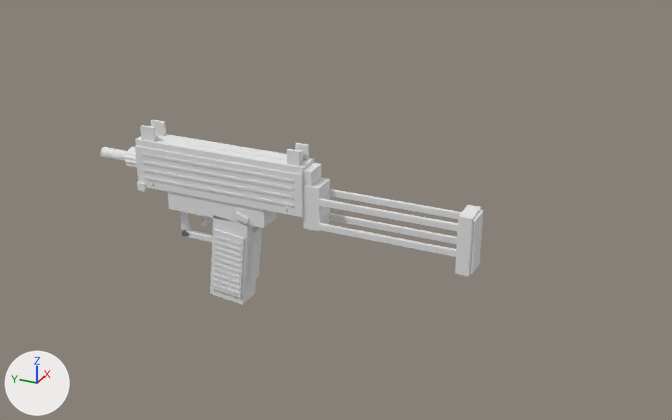
The OBJ model src/main/resources/assets/mareeletrica/models/block/armory21_uzi_forge_body.obj, before and after one commit.
Both versions are drawn from a 50 mm lens placed at (-2.04, -2.25, 1.72), pointed at (0.58, -1.07, 0.4). The lights are fixed; the arrows at lower left show +X, +Y and +Z. The first picture is the older version. Where no turn or scale is listed for an object, it has been applied to the vertices. Vertices at exactly the same position are counted once.

Names of what the first picture shows: 'armory21_uzi_forge_body'.
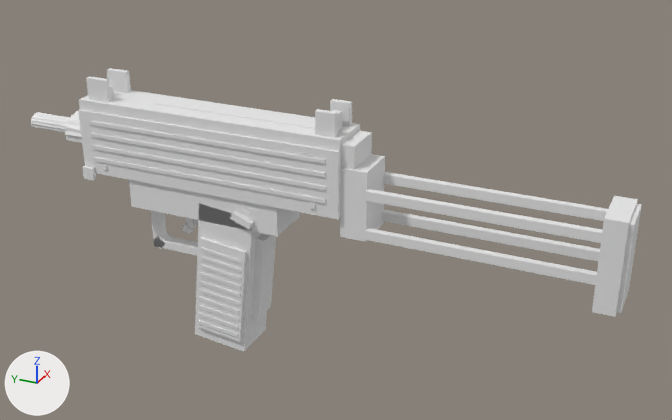
The change, as a diff of the scene's bpy script:
```diff
--- a/src/main/resources/assets/mareeletrica/models/block/armory21_uzi_forge_body.obj.py
+++ b/src/main/resources/assets/mareeletrica/models/block/armory21_uzi_forge_body.obj.py
@@ me_armory21_uzi_forge_body @@
-me_armory21_uzi_forge_body.from_pydata(...)  # 714 vertices, 552 faces; spans x 0.442..0.553, y -1.586..-0.18, z 0.027..0.644
+me_armory21_uzi_forge_body.from_pydata(...)  # 722 vertices, 558 faces; spans x 0.395..0.597, y -2.043..0.11, z -0.144..0.8
+# me_armory21_uzi_forge_body part 1: a new loose piece, a box spanning x 0.4825..0.5175, y -1.0625..-0.4325, z 0.7224..0.7258, in mat_dark (its picture is missing)
+# me_armory21_uzi_forge_body part 2: the loose piece of 8 vertices spanning x 0.447..0.448, y -0.75..-0.644, z 0.07..0.09 is scaled about its middle by (1.8, 1.53, 1.53), then moved by (-0.043, 0.015, -0.144)
+# me_armory21_uzi_forge_body part 3: the loose piece of 8 vertices spanning x 0.447..0.448, y -0.752..-0.646, z 0.092..0.112 is scaled about its middle by (1.8, 1.53, 1.53), then moved by (-0.043, 0.014, -0.132)
+# me_armory21_uzi_forge_body part 4: the loose piece of 8 vertices spanning x 0.447..0.448, y -0.754..-0.648, z 0.114..0.134 is scaled about its middle by (1.8, 1.53, 1.53), then moved by (-0.043, 0.013, -0.12)
+# me_armory21_uzi_forge_body part 5: the loose piece of 8 vertices spanning x 0.447..0.448, y -0.757..-0.65, z 0.136..0.155 is scaled about its middle by (1.8, 1.53, 1.53), then moved by (-0.043, 0.011, -0.109)
+# me_armory21_uzi_forge_body part 6: the loose piece of 8 vertices spanning x 0.447..0.448, y -0.759..-0.653, z 0.158..0.177 is scaled about its middle by (1.8, 1.53, 1.53), then moved by (-0.043, 0.01, -0.097)
+# me_armory21_uzi_forge_body part 7: the loose piece of 8 vertices spanning x 0.447..0.448, y -0.761..-0.655, z 0.179..0.199 is scaled about its middle by (1.8, 1.53, 1.53), then moved by (-0.043, 0.009, -0.085)
+# me_armory21_uzi_forge_body part 8: the loose piece of 8 vertices spanning x 0.447..0.448, y -0.763..-0.657, z 0.201..0.221 is scaled about its middle by (1.8, 1.53, 1.53), then moved by (-0.043, 0.008, -0.074)
+# me_armory21_uzi_forge_body part 9: the loose piece of 8 vertices spanning x 0.447..0.448, y -0.766..-0.66, z 0.223..0.243 is scaled about its middle by (1.8, 1.53, 1.53), then moved by (-0.043, 0.007, -0.062)
+# me_armory21_uzi_forge_body part 10: the loose piece of 8 vertices spanning x 0.447..0.448, y -0.768..-0.662, z 0.245..0.265 is scaled about its middle by (1.8, 1.53, 1.53), then moved by (-0.043, 0.005, -0.051)
+# me_armory21_uzi_forge_body part 11: the loose piece of 8 vertices spanning x 0.447..0.448, y -0.77..-0.664, z 0.267..0.287 is scaled about its middle by (1.8, 1.53, 1.53), then moved by (-0.043, 0.004, -0.039)
+# me_armory21_uzi_forge_body part 12: a new loose piece, a box spanning x 0.424..0.576, y -2.043..-2.03, z 0.323..0.607, in mat_dark (its picture is missing)
+# me_armory21_uzi_forge_body part 13: the loose piece of 14 vertices spanning x 0.488..0.512, y -0.72..-0.5, z 0.234..0.353 is rebuilt with 14 vertices and now spans x 0.478..0.522, y -0.717..-0.38, z 0.172..0.355
+# me_armory21_uzi_forge_body part 14: the loose piece of 8 vertices spanning x 0.455..0.545, y -0.857..-0.475, z 0.35..0.423 is rebuilt with 8 vertices and now spans x 0.418..0.582, y -0.928..-0.342, z 0.35..0.463
+# me_armory21_uzi_forge_body part 15: 58 loose pieces with 476 vertices, spanning x 0.442..0.553, y -1.586..-0.182, z 0.027..0.644, are deleted
+# me_armory21_uzi_forge_body part 16: 8 vertices removed from x 0.488..0.512, y -0.534..-0.498, z 0.23..0.265; 452 vertices added at x 0.395..0.595, y -2.03..0.108, z -0.144..0.8
+# other edits to the shape of me_armory21_uzi_forge_body do not show in these pictures
 me_armory21_uzi_forge_body.materials.append(mat_dark)
```

What differs and where, as boxes (x1, y1, x2, y2) in the pictures (672 x 420 px; the box of a moved part takes in the faces that stretch with it):
'armory21_uzi_forge_body', reshaped (59% wider, 52% taller): before (100, 119, 483, 305); after (31, 68, 642, 352)
part 1 of me_armory21_uzi_forge_body, added: after (155, 101, 315, 129)
part 2 of me_armory21_uzi_forge_body, moved or reshaped: before (213, 284, 239, 295); after (198, 320, 238, 337)
part 3 of me_armory21_uzi_forge_body, moved or reshaped: before (213, 279, 239, 289); after (199, 312, 238, 329)
part 4 of me_armory21_uzi_forge_body, moved or reshaped: before (213, 273, 239, 284); after (199, 305, 239, 322)
part 5 of me_armory21_uzi_forge_body, moved or reshaped: before (214, 268, 240, 279); after (199, 297, 239, 314)
part 6 of me_armory21_uzi_forge_body, moved or reshaped: before (214, 263, 240, 273); after (200, 289, 240, 305)
part 7 of me_armory21_uzi_forge_body, moved or reshaped: before (214, 257, 240, 268); after (200, 280, 240, 297)
part 8 of me_armory21_uzi_forge_body, moved or reshaped: before (214, 252, 241, 263); after (200, 272, 241, 289)
part 9 of me_armory21_uzi_forge_body, moved or reshaped: before (214, 247, 241, 257); after (200, 264, 241, 281)
part 10 of me_armory21_uzi_forge_body, moved or reshaped: before (215, 241, 241, 252); after (201, 256, 242, 272)
part 11 of me_armory21_uzi_forge_body, moved or reshaped: before (215, 236, 242, 246); after (201, 247, 242, 264)
part 12 of me_armory21_uzi_forge_body, added: after (617, 204, 642, 313)
part 13 of me_armory21_uzi_forge_body, rebuilt (45% wider, 44% taller): before (180, 211, 212, 242); after (151, 211, 198, 256)
part 14 of me_armory21_uzi_forge_body, rebuilt (54% wider, 50% taller): before (167, 191, 277, 228); after (129, 180, 299, 236)
part 15 of me_armory21_uzi_forge_body, deleted: before (100, 119, 483, 305)
part 16 of me_armory21_uzi_forge_body, built on: before (182, 227, 192, 238); after (31, 68, 638, 352)
